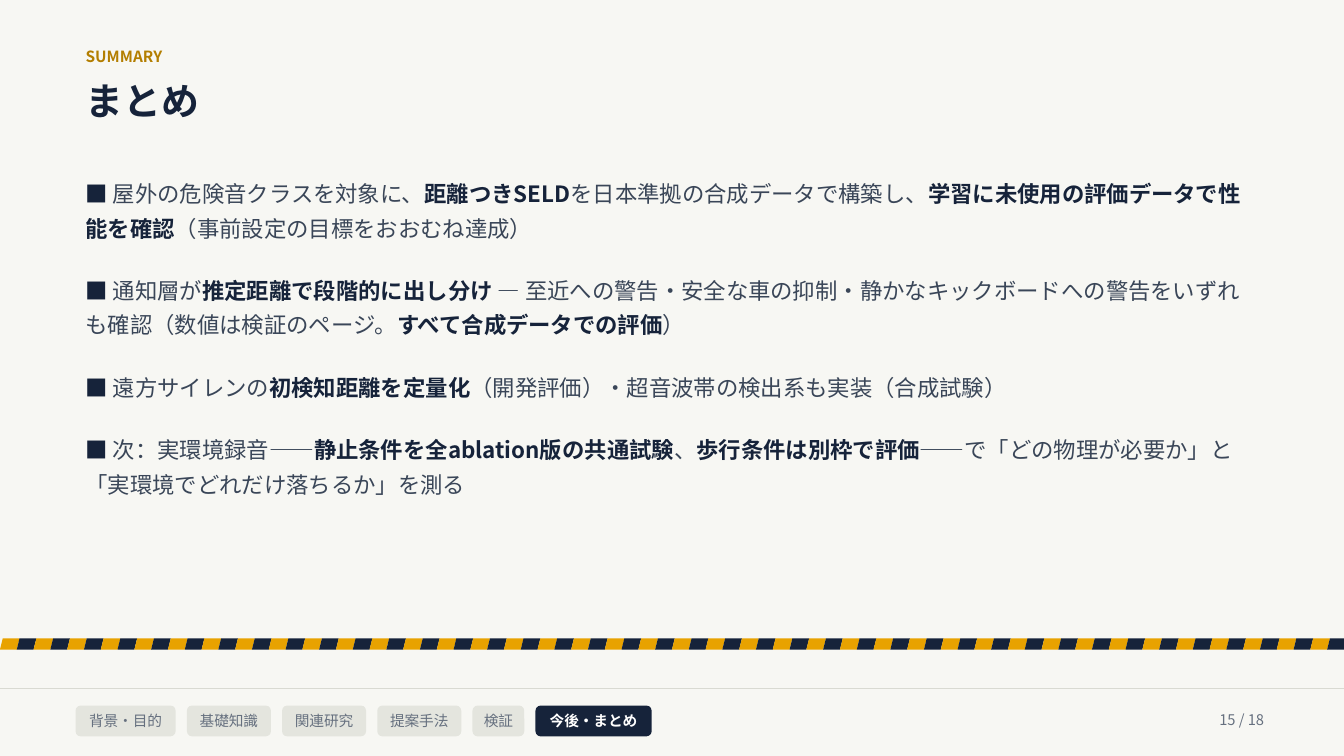
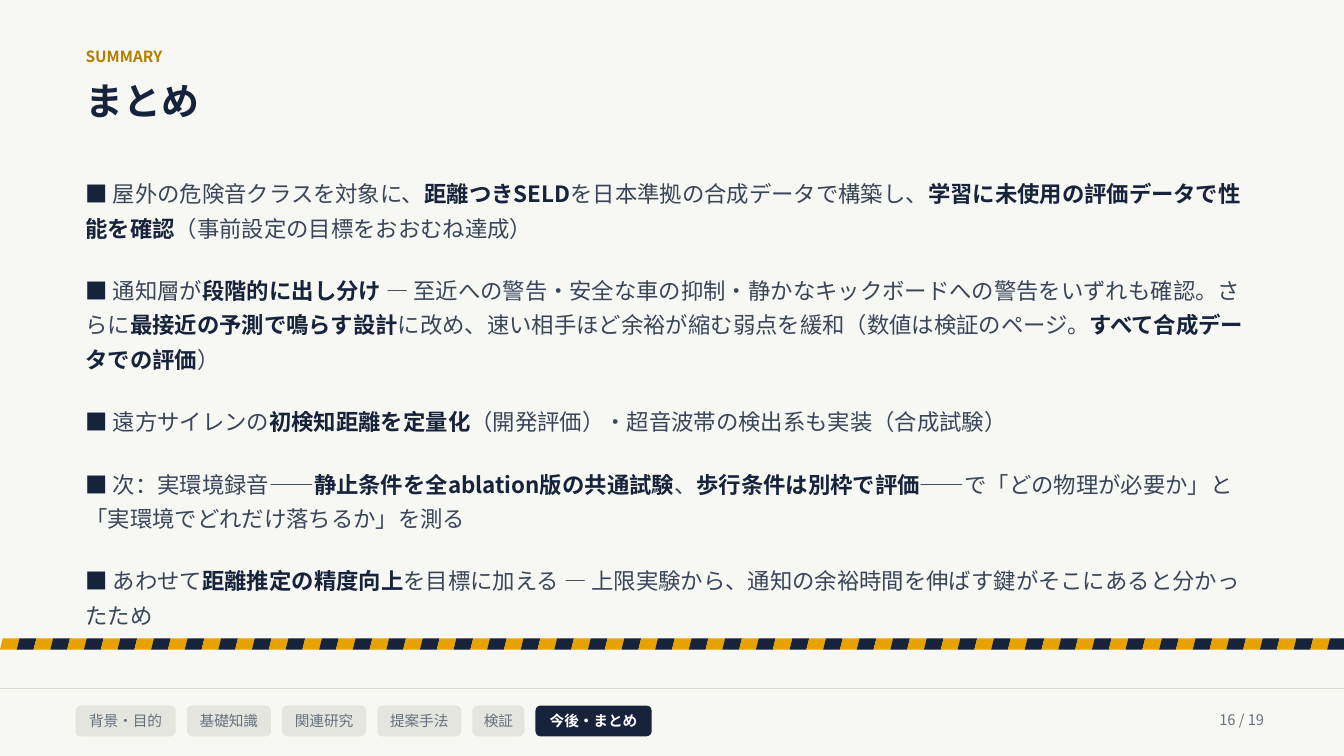
Before and after one commit to Noosdoo/Research, a slide deck: slide 16 of outdoor_seld_e2e/md/seminar/中間発表スライド_2026-08-10.pptx (slide 15 before the commit). Drawn at 1344x756 pixels with LibreOffice and Linux fonts; fonts in the diff are those of the drawing. Boxes give left, top, right and bottom in pixels: in the first picture for what was removed or moved away, otherwise in the second. Text is boxed around its words. In the diff, an @@ line names an element or a change of style, - is before the commit and + after.

```diff
--- a/outdoor_seld_e2e/md/seminar/中間発表スライド_2026-08-10.pptx
+++ b/outdoor_seld_e2e/md/seminar/中間発表スライド_2026-08-10.pptx
@@ text at box(86, 280, 1244, 370): text changed @@
-■ 通知層が推定距離で段階的に出し分け — 至近への警告・安全な車の抑制・静かなキックボードへの警告をいずれも確認（数値は検証のページ。すべて合成データでの評価）
+■ 通知層が段階的に出し分け — 至近への警告・安全な車の抑制・静かなキックボードへの警告をいずれも確認。さらに最接近の予測で鳴らす設計に改め、速い相手ほど余裕が縮む弱点を緩和（数値は検証のページ。すべて合成データでの評価）
@@ text at box(86, 570, 1239, 625): paragraph added @@
+■ あわせて距離推定の精度向上を目標に加える — 上限実験から、通知の余裕時間を伸ばす鍵がそこにあると分かったため
@@ text at box(1219, 714, 1264, 725): text changed @@
-15 / 18
+16 / 19
```
Also in this commit, not shown: 17 other slides changed, 1 slide added, 11 other files.
